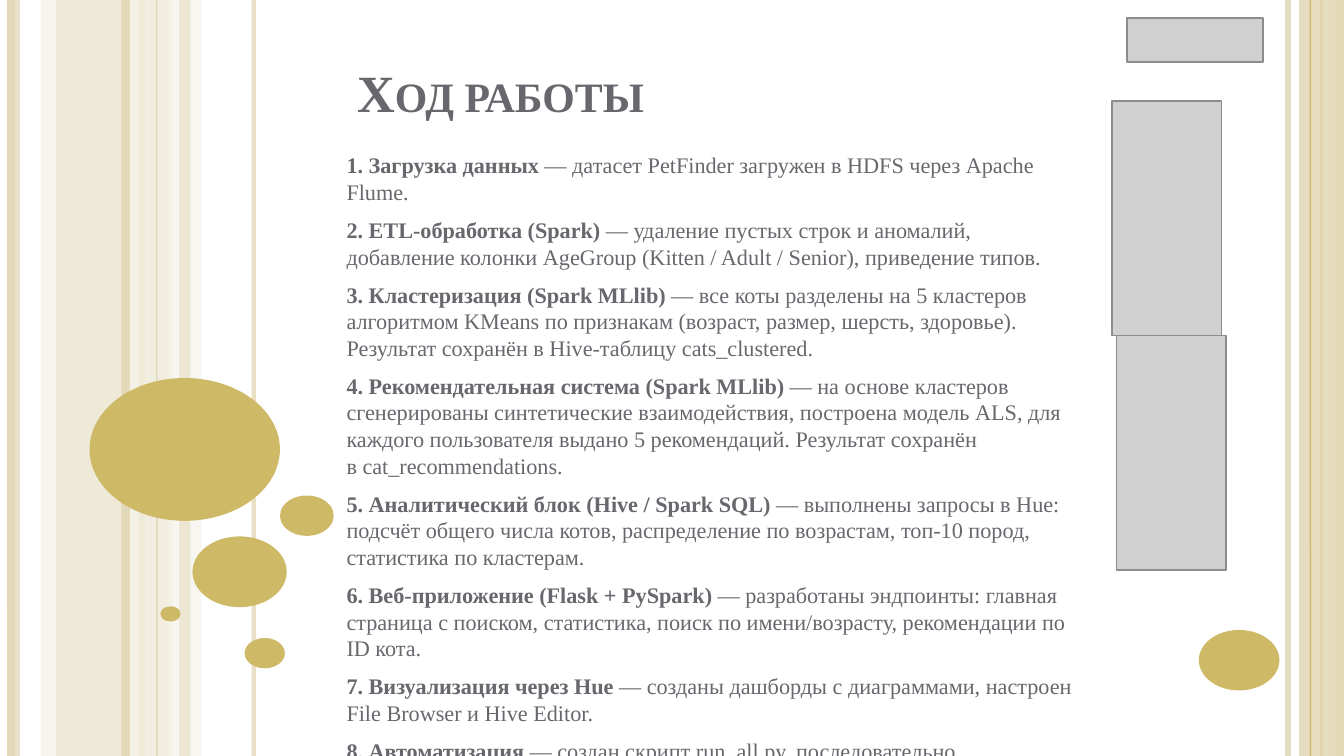
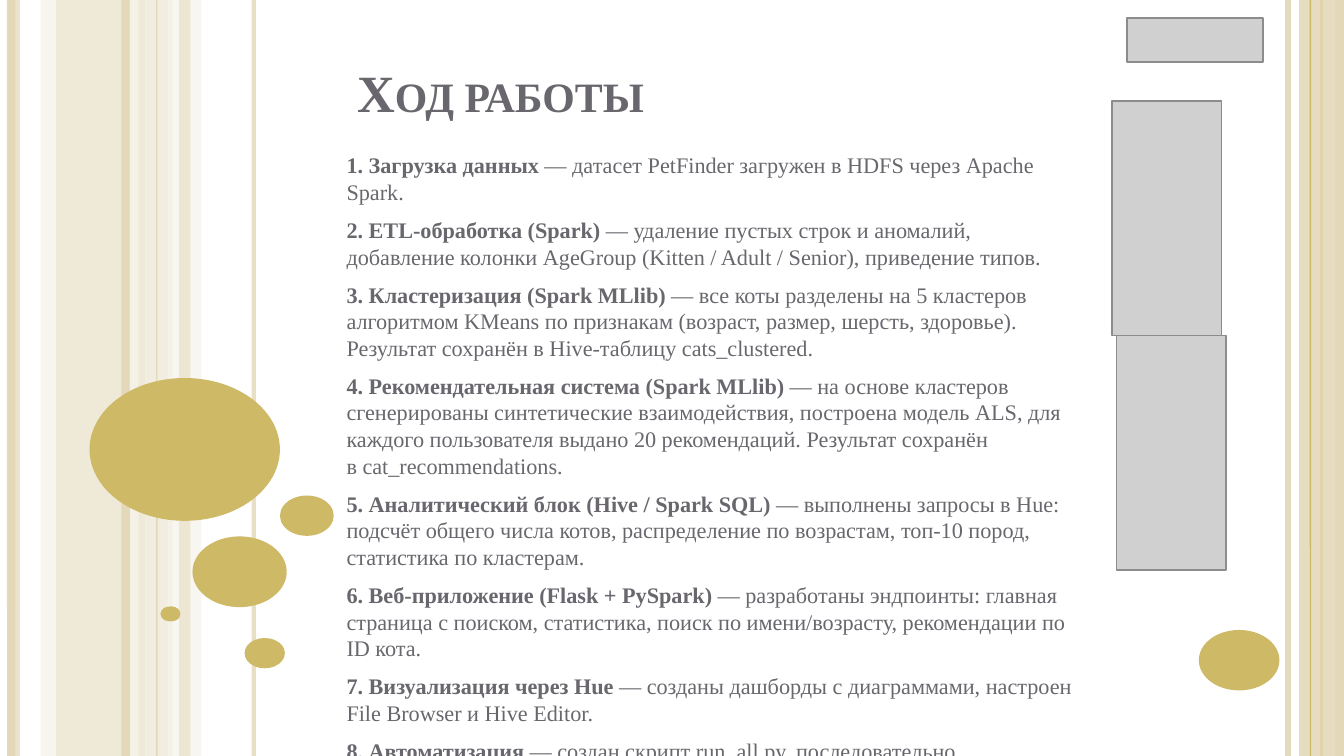
Before and after one commit to LKey256/cat-recomended, a slide deck: slide 6 of Проект по БД.pptx. Drawn at 1344x756 pixels with LibreOffice and Linux fonts; fonts in the diff are those of the drawing; grey boxes stand for pictures. Boxes give left, top, right and bottom in pixels: in the first picture for what was removed or moved away, otherwise in the second. Text is boxed around its words. In the diff, an @@ line names an element or a change of style, - is before the commit and + after.

```diff
--- a/Проект по БД.pptx
+++ b/Проект по БД.pptx
@@ subtitle at bbox=[347, 157, 1034, 205]: text changed @@
-1. Загрузка данных — датасет PetFinder загружен в HDFS через Apache Flume.
+1. Загрузка данных — датасет PetFinder загружен в HDFS через Apache Spark.
@@ subtitle at bbox=[347, 378, 1061, 477]: text changed @@
-4. Рекомендательная система (Spark MLlib) — на основе кластеров сгенерированы синтетические взаимодействия, построена модель ALS, для каждого пользователя выдано 5 рекомендаций. Результат сохранён в cat_recommendations.
+4. Рекомендательная система (Spark MLlib) — на основе кластеров сгенерированы синтетические взаимодействия, построена модель ALS, для каждого пользователя выдано 20 рекомендаций. Результат сохранён в cat_recommendations.
```
Also in this commit, not shown: 4 other slides changed.
